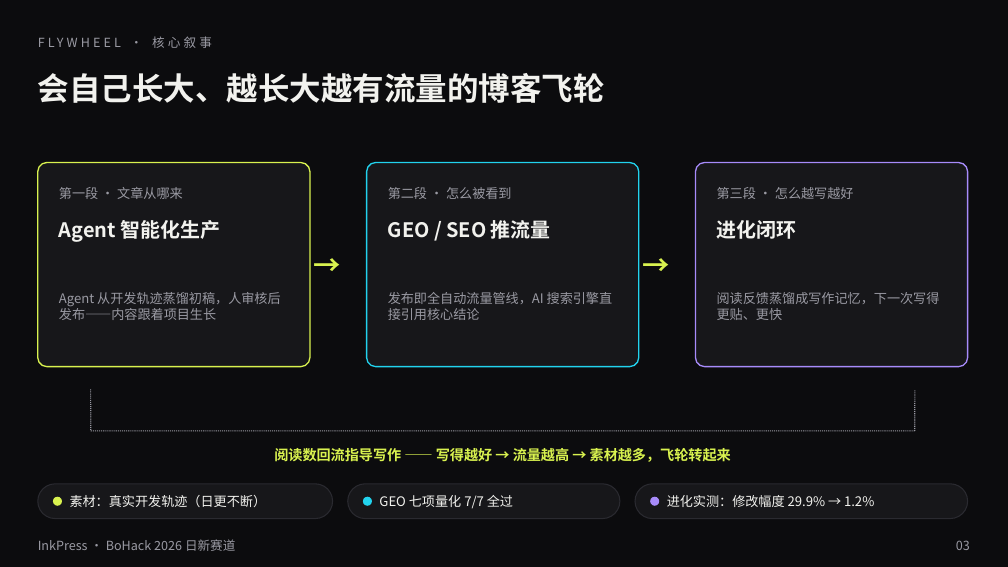
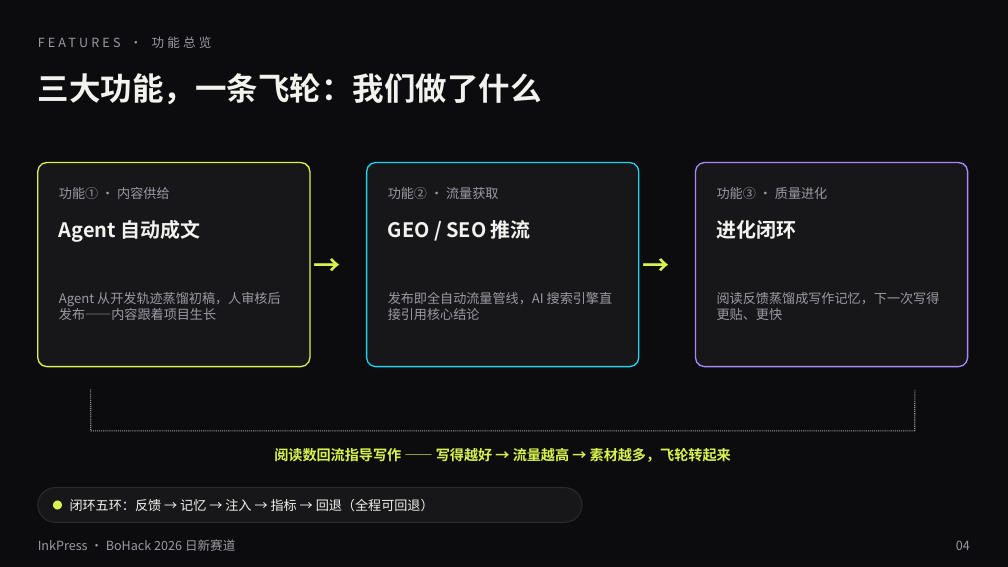
Before and after one commit to lggyx/inkpress2agent, a slide deck: slide 4 of docs/InkPress-BoHack2026-路演.pptx (slide 3 before the commit). Drawn at 1008x567 pixels with LibreOffice and Linux fonts; fonts in the diff are those of the drawing. Boxes give left, top, right and bottom in pixels: in the first picture for what was removed or moved away, otherwise in the second. Text is boxed around its words. In the diff, an @@ line names an element or a change of style, - is before the commit and + after.

```diff
--- a/docs/InkPress-BoHack2026-路演.pptx
+++ b/docs/InkPress-BoHack2026-路演.pptx
@@ text at bbox=[152, 36, 212, 48]: text changed @@
-FLYWHEEL · 核心叙事
+FEATURES · 功能总览
@@ text at bbox=[38, 73, 542, 104]: text changed @@
-会自己长大、越长大越有流量的博客飞轮
+三大功能，一条飞轮：我们做了什么
@@ text at bbox=[59, 187, 169, 199]: text changed @@
-第一段 · 文章从哪来
+功能① · 内容供给
@@ text at bbox=[388, 187, 498, 199]: text changed @@
-第二段 · 怎么被看到
+功能② · 流量获取
@@ text at bbox=[717, 187, 827, 199]: text changed @@
-第三段 · 怎么越写越好
+功能③ · 质量进化
@@ text at bbox=[59, 220, 200, 242]: text changed @@
-Agent 智能化生产
+Agent 自动成文
@@ text at bbox=[388, 220, 531, 239]: text changed @@
-GEO / SEO 推流量
+GEO / SEO 推流
@@ rounded rectangle: place and size @@
-rounded rectangle at bbox=[38, 484, 333, 519]
+rounded rectangle at bbox=[38, 488, 582, 523]
@@ ellipse: place and size @@
-ellipse at bbox=[53, 497, 62, 506]
+ellipse at bbox=[53, 501, 62, 510]
@@ text at bbox=[70, 499, 434, 511]: text changed @@
-素材：真实开发轨迹（日更不断）
+闭环五环：反馈 → 记忆 → 注入 → 指标 → 回退（全程可回退）
@@ rounded rectangle removed at bbox=[348, 484, 620, 519] @@
@@ ellipse removed at bbox=[363, 497, 372, 506] @@
@@ text removed at bbox=[379, 495, 513, 509] @@
-GEO 七项量化 7/7 全过
@@ rounded rectangle removed at bbox=[635, 484, 968, 519] @@
@@ ellipse removed at bbox=[650, 497, 659, 506] @@
@@ text removed at bbox=[667, 495, 874, 507] @@
-进化实测：修改幅度 29.9% → 1.2%
@@ text at bbox=[956, 540, 970, 550]: text changed @@
-03
+04
```
Also in this commit, not shown: 9 other slides changed, 2 slides added, 2 slides removed, 2 other files.
